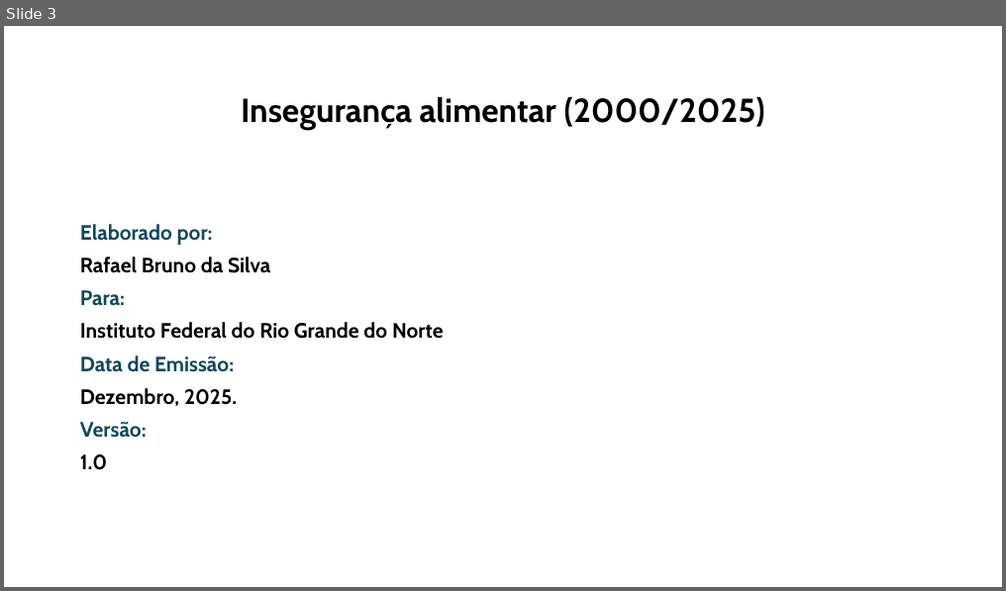
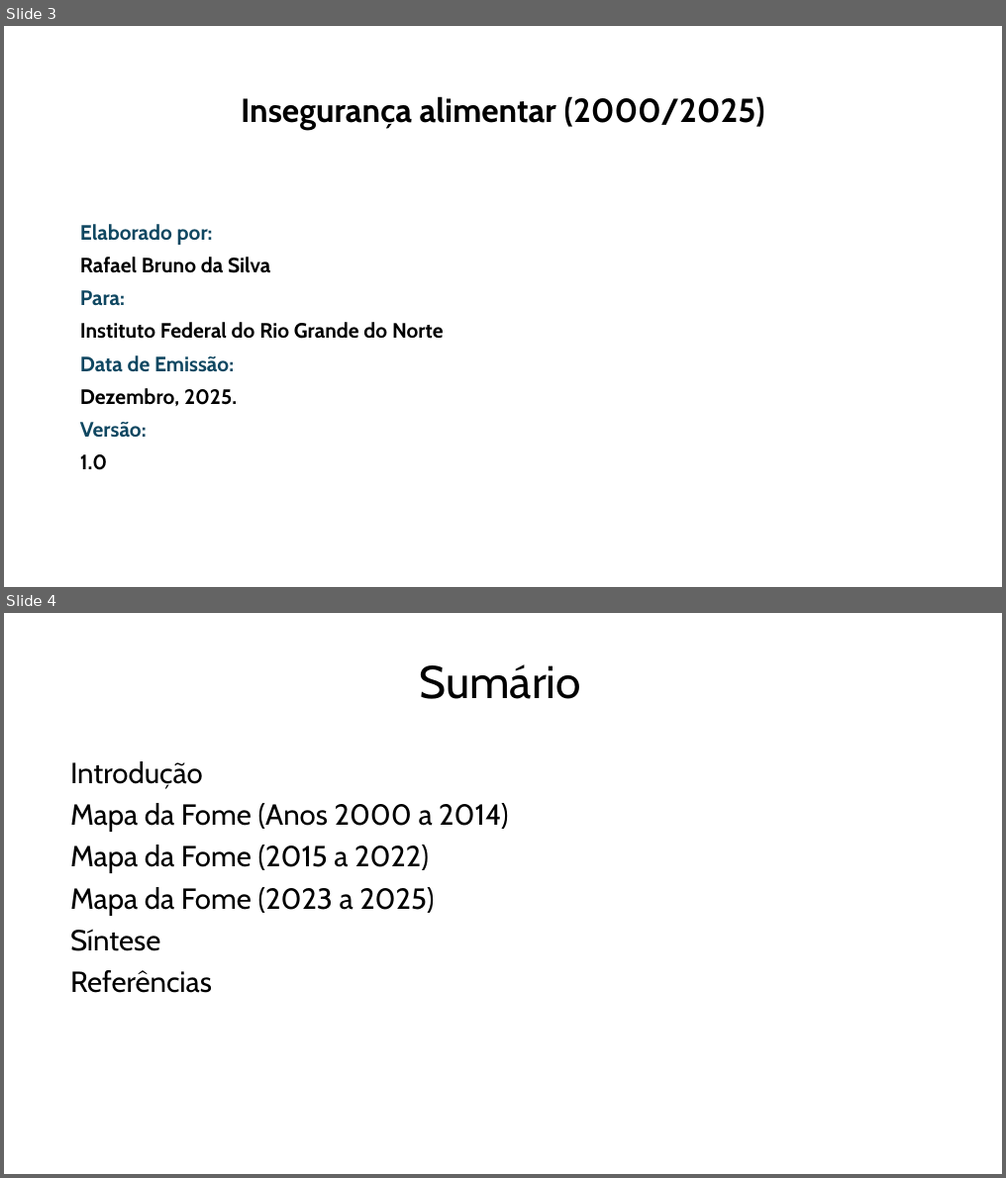
Before and after one commit to Rafael-Silva-Natal/IFRN_apresentacoes, a slide deck: Downloads/Relatório FOME.pptx. Shown one above the other, each under a label of ours: slide 3 before the commit, slides 3 and 4 after it. The pictures are 1006x591 and 1006x1178 pixels, drawn with LibreOffice and Linux fonts; fonts in the diff are those of the drawing. Boxes give left, top, right and bottom in pixels: in the first picture for what was removed or moved away, otherwise in the second. Text is boxed around its words. In the diff, an @@ line names an element or a change of style, - is before the commit and + after.

```diff
--- a/Downloads/Relatório FOME.pptx
+++ b/Downloads/Relatório FOME.pptx
@@ slide 4 added at box(4, 613, 1002, 1174), background #FFFFFF @@
@@ title added at box(419, 664, 581, 699), 44 pt, text #000000 @@
+Sumário
@@ text added at box(70, 761, 508, 993), 28 pt, text #000000 @@
+Introdução
+Mapa da Fome (Anos 2000 a 2014)
+Mapa da Fome (2015 a 2022)
+Mapa da Fome (2023 a 2025)
+Síntese
+Referências
```
Also in this commit, not shown: 1 other slide added, 3 other files.
